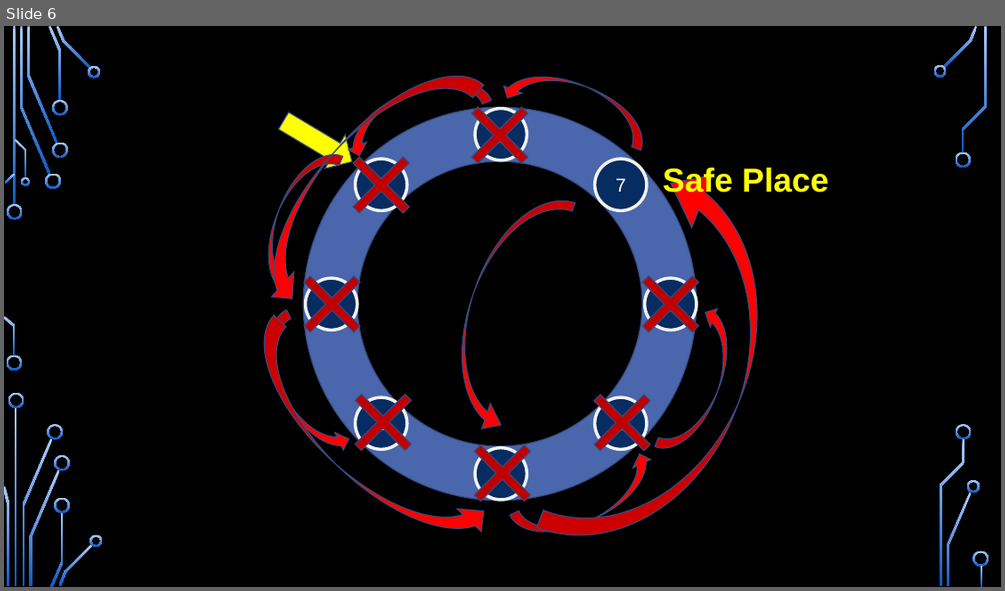
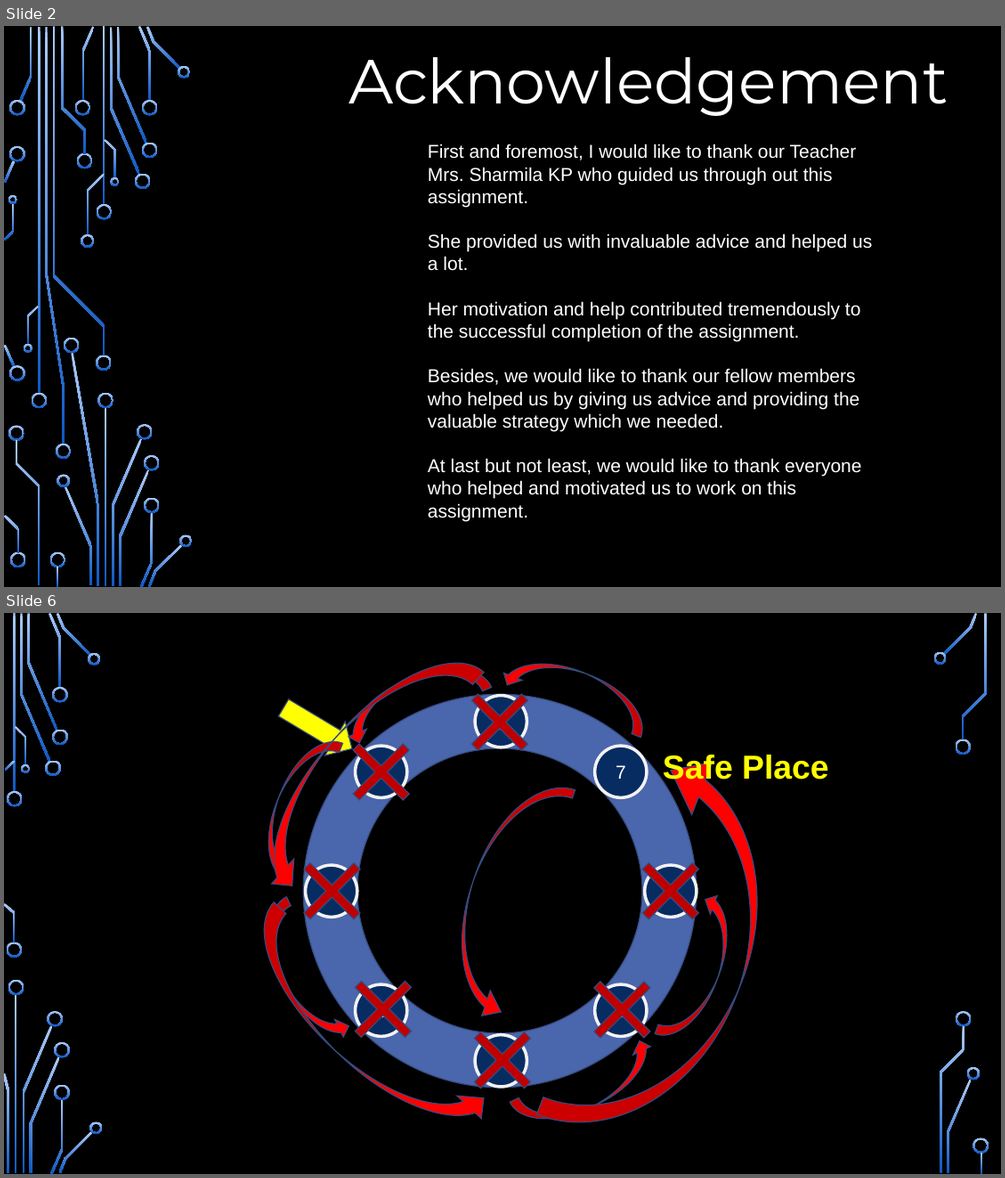
Before and after one commit to arcadesArena/college-sem3-dsaJosephusAssignment, a slide deck: presentaiton.pptx. Shown one above the other, each under a label of ours: slide 6 before the commit, slides 2 and 6 after it; the slides between them are not shown. The pictures are 1005x591 and 1005x1178 pixels, drawn with LibreOffice and Linux fonts; fonts in the diff are those of the drawing; background and template pictures are left out. Boxes give left, top, right and bottom in pixels: in the first picture for what was removed or moved away, otherwise in the second. Text is boxed around its words. In the diff, an @@ line names an element or a change of style, - is before the commit and + after.

```diff
--- a/presentaiton.pptx
+++ b/presentaiton.pptx
@@ slide 2 added at bbox=[4, 26, 1001, 587], background picture (left out) @@
@@ text added at bbox=[348, 57, 947, 116], 60 pt, text #FFFFFF @@
+Acknowledgement
@@ text added at bbox=[428, 143, 872, 521], 18 pt, text #FFFFFF @@
+First and foremost, I would like to thank our Teacher
+Mrs. Sharmila KP who guided us through out this assignment.
+She provided us with invaluable advice and helped us a lot.
+Her motivation and help contributed tremendously to the successful completion of the assignment.
+Besides, we would like to thank our fellow members who helped us by giving us advice and providing the valuable strategy which we needed.
+At last but not least, we would like to thank everyone who helped and motivated us to work on this assignment.
@@ group added at bbox=[4, 26, 193, 587]: 50 freeform shapes, 4 rectangles @@
```
Also in this commit, not shown: 7 slides changed, 1 slide removed.
